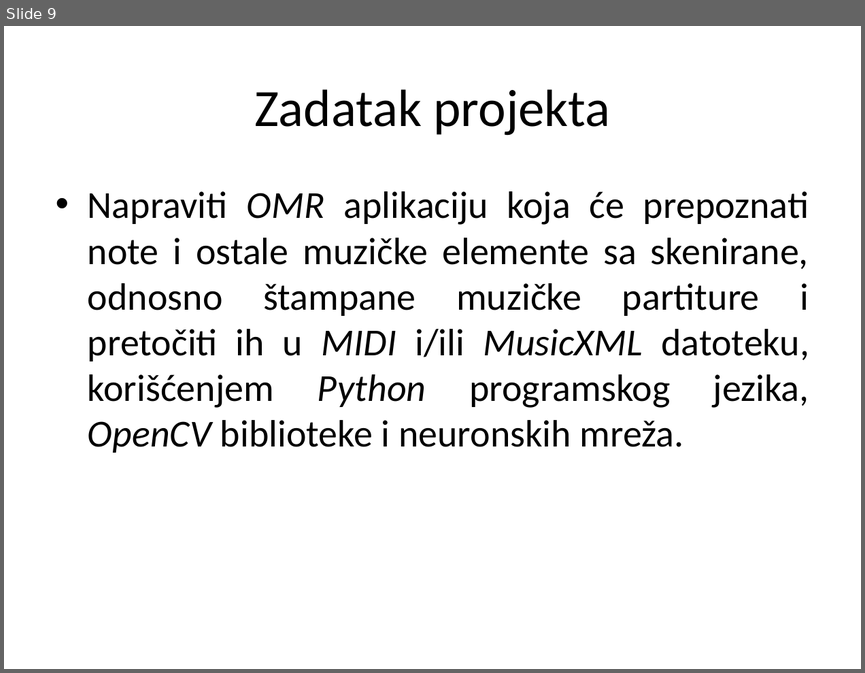
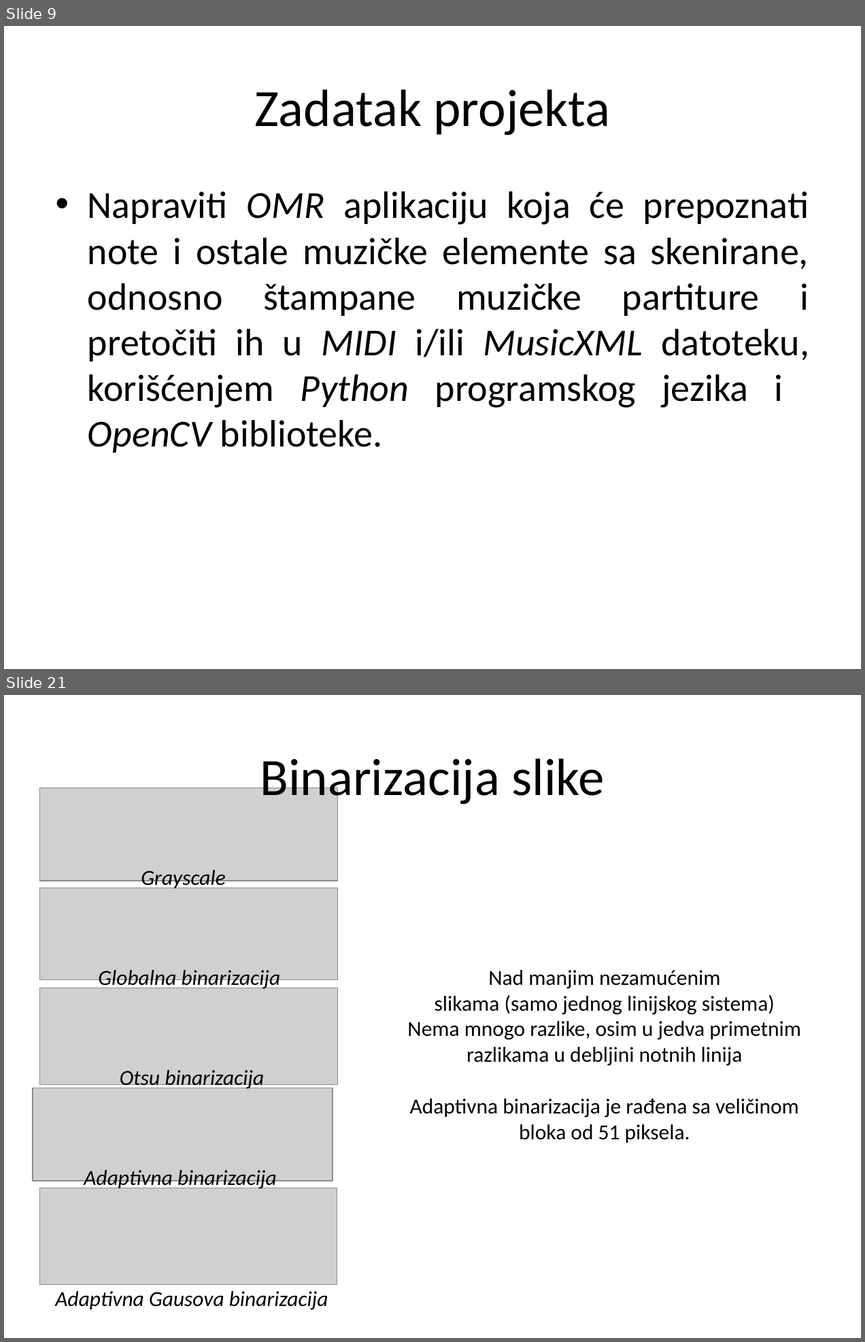
Before and after one commit to MilanRadeta/MusicReader, a slide deck: SoftProjekat.pptx. Shown one above the other, each under a label of ours: slide 9 before the commit, slides 9 and 21 after it; the slides between them are not shown. The pictures are 865x673 and 865x1342 pixels, drawn with LibreOffice and Linux fonts; fonts in the diff are those of the drawing; grey boxes stand for pictures. Boxes give left, top, right and bottom in pixels: in the first picture for what was removed or moved away, otherwise in the second. Text is boxed around its words. In the diff, an @@ line names an element or a change of style, - is before the commit and + after.

Commit message:
Presentation Testing Minor fixes Templates Test Images

```diff
--- a/SoftProjekat.pptx
+++ b/SoftProjekat.pptx
@@ slide 21 added at bbox=[4, 695, 861, 1338], background #FFFFFF @@
@@ title added at bbox=[260, 758, 604, 807], 44 pt, text #000000 @@
+Binarizacija slike
@@ picture added at bbox=[40, 787, 338, 880] @@
@@ text added at bbox=[141, 870, 225, 888], 18 pt, text #000000, italic @@
+Grayscale
@@ picture added at bbox=[40, 888, 338, 979] @@
@@ text added at bbox=[98, 970, 281, 989], 18 pt, text #000000, italic @@
+Globalna binarizacija
@@ text added at bbox=[407, 970, 801, 1142], 18 pt, text #000000 @@
+Nad manjim nezamućenim
+slikama (samo jednog linijskog sistema)
+Nema mnogo razlike, osim u jedva primetnim
+razlikama u debljini notnih linija
+Adaptivna binarizacija je rađena sa veličinom
+bloka od 51 piksela.
@@ picture added at bbox=[40, 988, 338, 1084] @@
@@ text added at bbox=[120, 1070, 264, 1089], 18 pt, text #000000, italic @@
+Otsu binarizacija
@@ picture added at bbox=[33, 1087, 332, 1180] @@
@@ text added at bbox=[84, 1170, 277, 1189], 18 pt, text #000000, italic @@
+Adaptivna binarizacija
@@ picture added at bbox=[40, 1187, 337, 1284] @@
@@ text added at bbox=[55, 1291, 328, 1310], 18 pt, text #000000, italic @@
+Adaptivna Gausova binarizacija
@@ slide 9 changed as well @@
@@ text at bbox=[88, 191, 809, 452]: text changed @@
-• Napraviti OMR aplikaciju koja će prepoznati note i ostale muzičke elemente sa skenirane, odnosno štampane muzičke partiture i pretočiti ih u MIDI i/ili MusicXML datoteku, korišćenjem Python programskog jezika, OpenCV biblioteke i neuronskih mreža.
+• Napraviti OMR aplikaciju koja će prepoznati note i ostale muzičke elemente sa skenirane, odnosno štampane muzičke partiture i pretočiti ih u MIDI i/ili MusicXML datoteku, korišćenjem Python programskog jezika i OpenCV biblioteke.
```
Also in this commit, not shown: 5 other slides changed, 94 other slides added, 6 slides removed, 22 other files.
